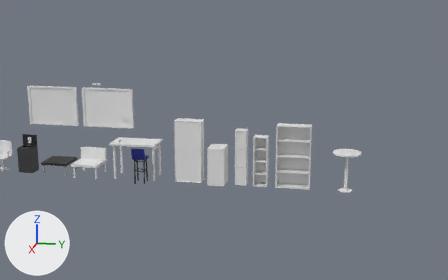
The Blender file INB Resources/Raw Assets/Blender/Tables and Chairs.blend as it was, and as the next commit left it.
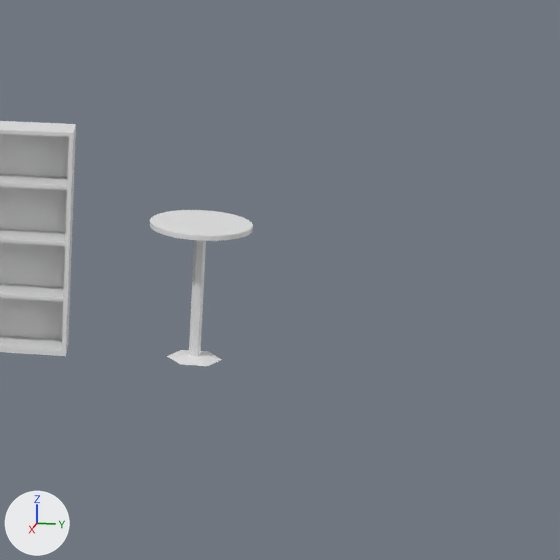
There are two pictures of each version: one from a camera (50 mm lens) standing at (21.11, 8.94, 6.88) and looking at (0.96, 4.91, 1.84), one close up on the part from 65% to 100% of the width and 32% to 88% of the height. The lights are fixed; the arrows at lower left show +X, +Y and +Z.

In view in the first close-up: 'High Round Table', 'Shelves'.
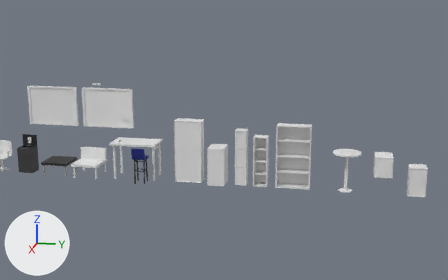
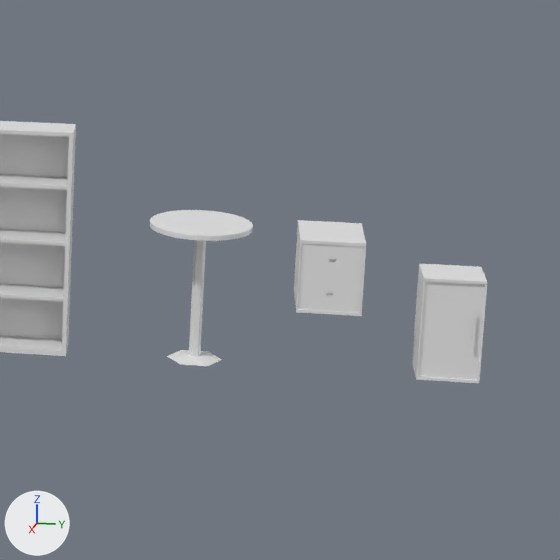
Diff of the bpy script that builds the scene:
```diff
--- a/INB Resources/Raw Assets/Blender/Tables and Chairs.blend.py
+++ b/INB Resources/Raw Assets/Blender/Tables and Chairs.blend.py
@@ me_cube_026 @@
+me_cube_026.from_pydata(...)  # 60 vertices, 55 faces; spans x -0.263..0.27, y -0.289..0.285, z -0.502..0.502
@@ me_cube_027 @@
+me_cube_027.from_pydata(...)  # 52 vertices, 37 faces; spans x -0.373..0.373, y -0.299..0.299, z -0.03..0.68
@@ ob_cube_001 @@
+ob_cube_001 = bpy.data.objects.new('Cube.001', me_cube_026)
+ob_cube_001.location = (-0.02, 11.41, 0.5)
@@ ob_filling_cabinet_001 @@
+ob_filling_cabinet_001 = bpy.data.objects.new('Filling Cabinet.001', me_cube_027)
+ob_filling_cabinet_001.location = (0.06, 10.26, 0.69)
```

What differs and where, as boxes [x1, y1, x2, y2] in the close-ups (560 x 560 px):
'Cube.001', added
    after: [412, 263, 487, 383]
'Filling Cabinet.001', added
    after: [294, 220, 366, 316]
